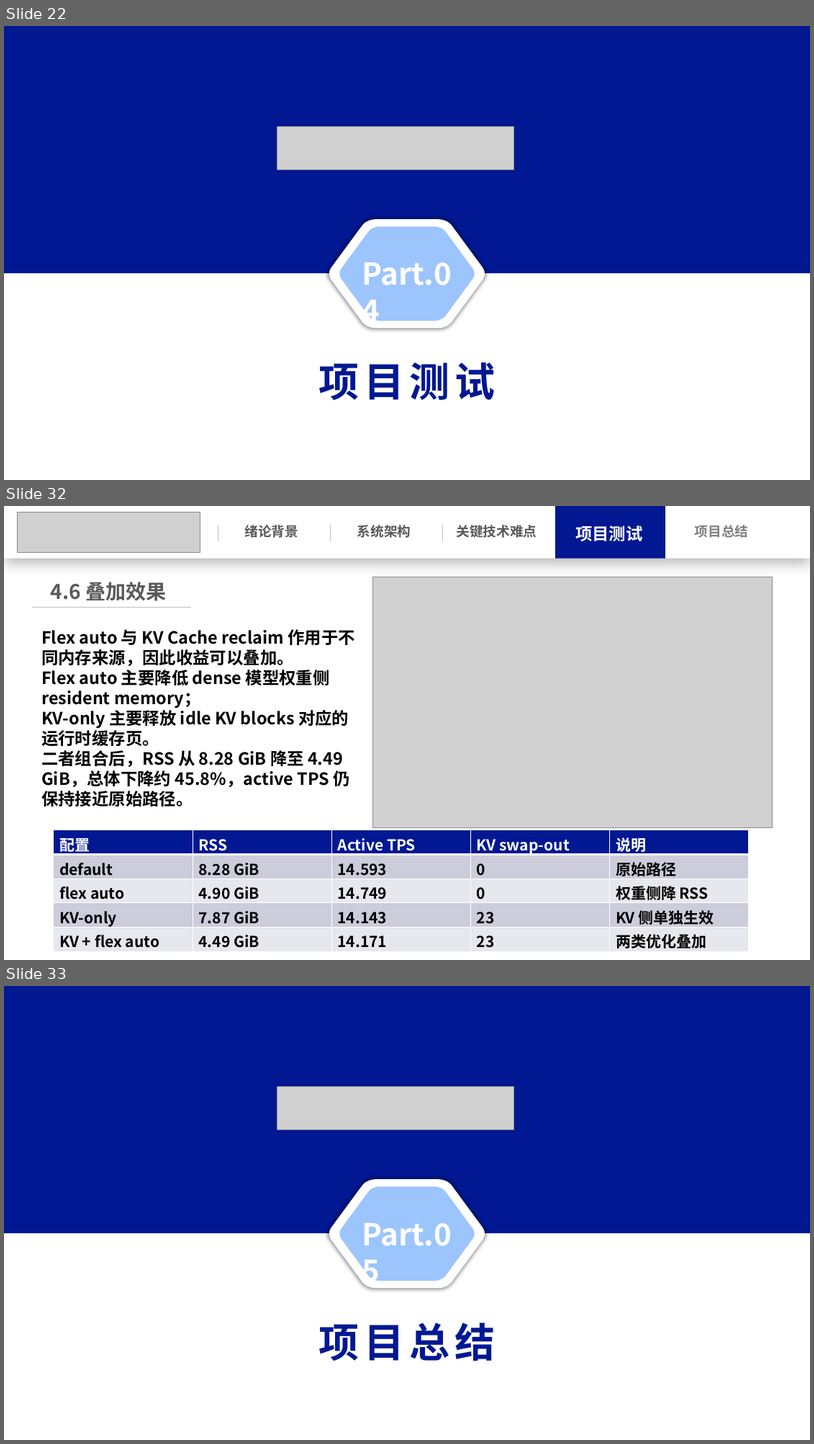
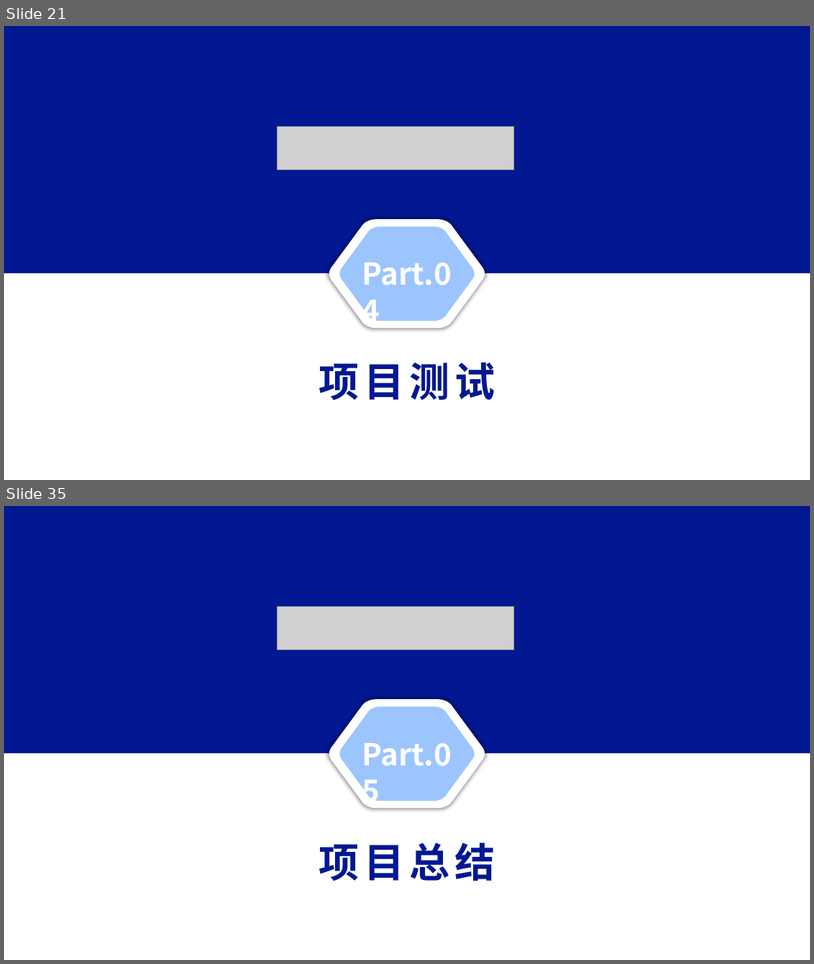
Before and after one commit to Leslie-1341/llama.cpp, a slide deck: docs/操作系统功能赛.pptx. Shown one above the other, each under a label of ours: slides 22, 32 and 33 before the commit, slides 21 and 35 after it; the slides between them are not shown. The pictures are 814x1444 and 814x964 pixels, drawn with LibreOffice and Linux fonts; fonts in the diff are those of the drawing; grey boxes stand for pictures. Boxes give left, top, right and bottom in pixels: in the first picture for what was removed or moved away, otherwise in the second. Text is boxed around its words. In the diff, an @@ line names an element or a change of style, - is before the commit and + after.

```diff
--- a/docs/操作系统功能赛.pptx
+++ b/docs/操作系统功能赛.pptx
@@ slide 32 removed at (x1=4, y1=506, x2=810, y2=960), background #FFFFFF @@
@@ rectangle removed at (x1=4, y1=506, x2=810, y2=559) @@
@@ picture removed at (x1=17, y1=512, x2=200, y2=553) @@
@@ line removed from (218, 525) to (218, 541) @@
@@ text removed at (x1=245, y1=525, x2=298, y2=538) @@
-绪论背景
@@ line removed from (331, 525) to (331, 541) @@
@@ text removed at (x1=358, y1=525, x2=411, y2=538) @@
-系统架构
@@ line removed from (443, 525) to (443, 541) @@
@@ text removed at (x1=457, y1=525, x2=538, y2=538) @@
-关键技术难点
@@ rectangle removed at (x1=556, y1=506, x2=666, y2=559) @@
@@ text removed at (x1=576, y1=525, x2=643, y2=541) @@
-项目测试
@@ text removed at (x1=695, y1=525, x2=748, y2=538) @@
-项目总结
@@ text removed at (x1=51, y1=582, x2=166, y2=601) @@
-4.6 叠加效果
@@ picture removed at (x1=373, y1=577, x2=773, y2=828) @@
@@ line removed from (32, 607) to (191, 607) @@
@@ text removed at (x1=41, y1=629, x2=355, y2=806) @@
-Flex auto 与 KV Cache reclaim 作用于不同内存来源，因此收益可以叠加。
-Flex auto 主要降低 dense 模型权重侧 resident memory；
-KV-only 主要释放 idle KV blocks 对应的运行时缓存页。
-二者组合后，RSS 从 8.28 GiB 降至 4.49 GiB，总体下降约 45.8%，active TPS 仍保持接近原始路径。
@@ table removed at (x1=54, y1=830, x2=749, y2=951), 5 rows, 5 columns @@
-配置 | RSS | Active TPS | KV swap-out | 说明
-default | 8.28 GiB | 14.593 | 0 | 原始路径
-flex auto | 4.90 GiB | 14.749 | 0 | 权重侧降 RSS
-KV-only | 7.87 GiB | 14.143 | 23 | KV 侧单独生效
-KV + flex auto | 4.49 GiB | 14.171 | 23 | 两类优化叠加
@@ what was slide 22 is now slide 21 @@
@@ what was slide 33 is now slide 35 @@
```
Also in this commit, not shown: 23 slides changed, 7 slides added, 4 other slides removed, 30 other files.
